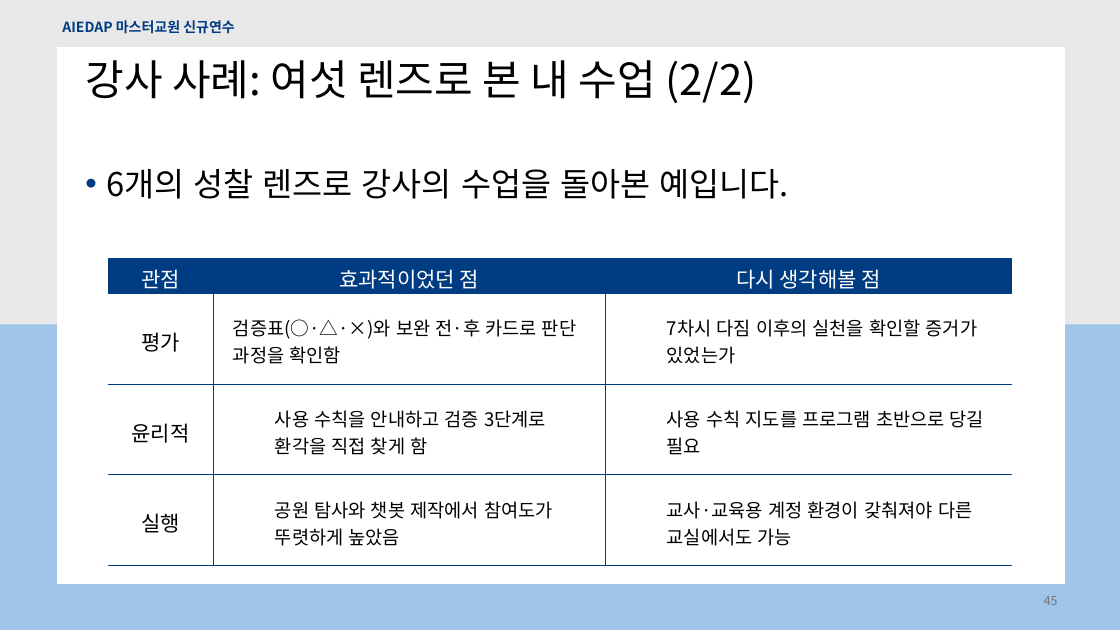
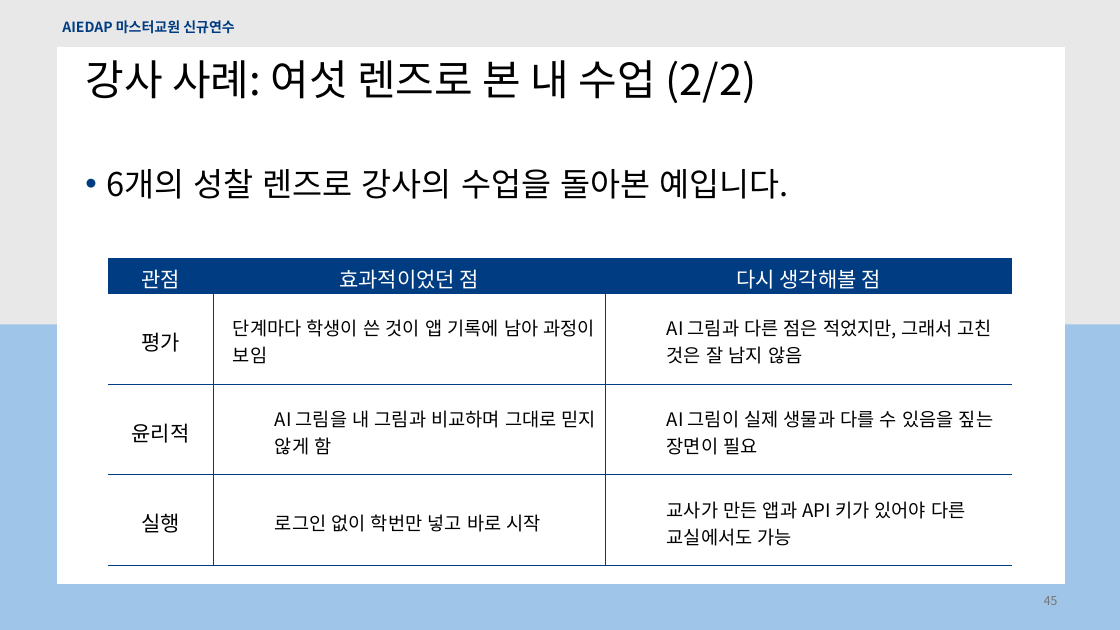
Before and after one commit to hongdonedu/fungigame2026, a slide deck: slide 45 of aiedap/files/m4_choi_1108.pptx. Drawn at 1120x630 pixels with LibreOffice and Linux fonts; fonts in the diff are those of the drawing; background and template pictures are left out. Boxes give left, top, right and bottom in pixels: in the first picture for what was removed or moved away, otherwise in the second. Text is boxed around its words. In the diff, an @@ line names an element or a change of style, - is before the commit and + after.

```diff
--- a/aiedap/files/m4_choi_1108.pptx
+++ b/aiedap/files/m4_choi_1108.pptx
@@ table at <box>108,221,1012,558</box> @@
-row 3, column 2: 검증표(○·△·×)와 보완 전·후 카드로 판단 과정을 확인함
+row 3, column 2: 단계마다 학생이 쓴 것이 앱 기록에 남아 과정이 보임
-row 3, column 3: 7차시 다짐 이후의 실천을 확인할 증거가 있었는가
+row 3, column 3: AI 그림과 다른 점은 적었지만, 그래서 고친 것은 잘 남지 않음
-row 4, column 2: 사용 수칙을 안내하고 검증 3단계로 환각을 직접 찾게 함
+row 4, column 2: AI 그림을 내 그림과 비교하며 그대로 믿지 않게 함
-row 4, column 3: 사용 수칙 지도를 프로그램 초반으로 당길 필요
+row 4, column 3: AI 그림이 실제 생물과 다를 수 있음을 짚는 장면이 필요
-row 5, column 2: 공원 탐사와 챗봇 제작에서 참여도가 뚜렷하게 높았음
+row 5, column 2: 로그인 없이 학번만 넣고 바로 시작
-row 5, column 3: 교사·교육용 계정 환경이 갖춰져야 다른 교실에서도 가능
+row 5, column 3: 교사가 만든 앱과 API 키가 있어야 다른 교실에서도 가능
```
Also in this commit, not shown: 10 other slides changed.
